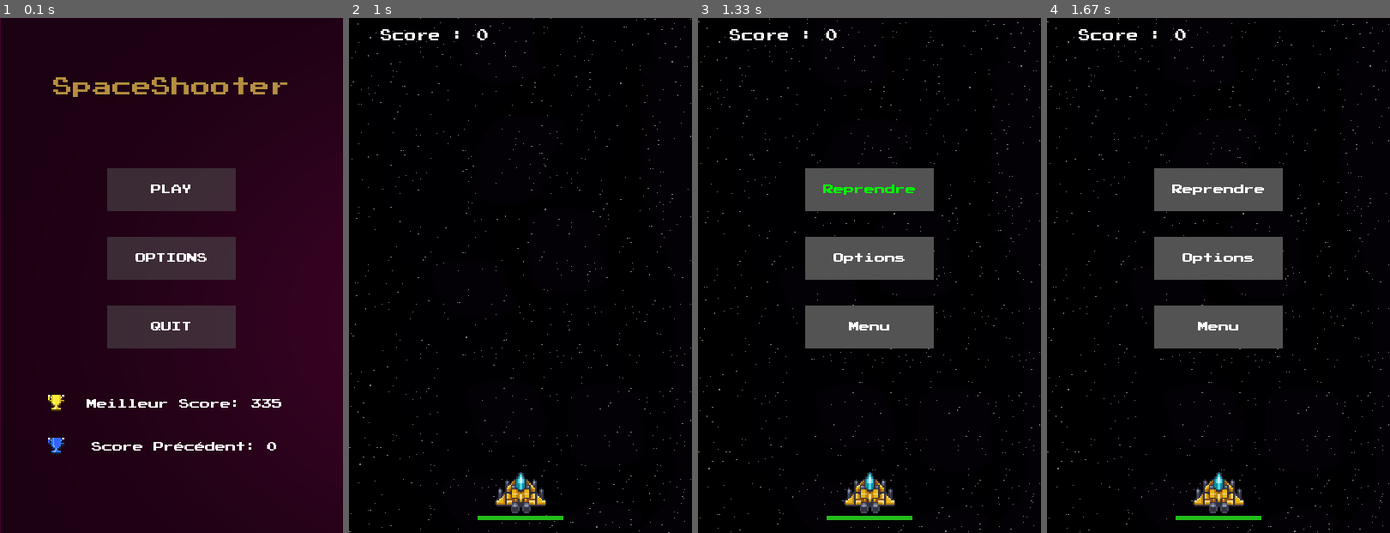
Above: before the commit, frames 1-4 (left to right).
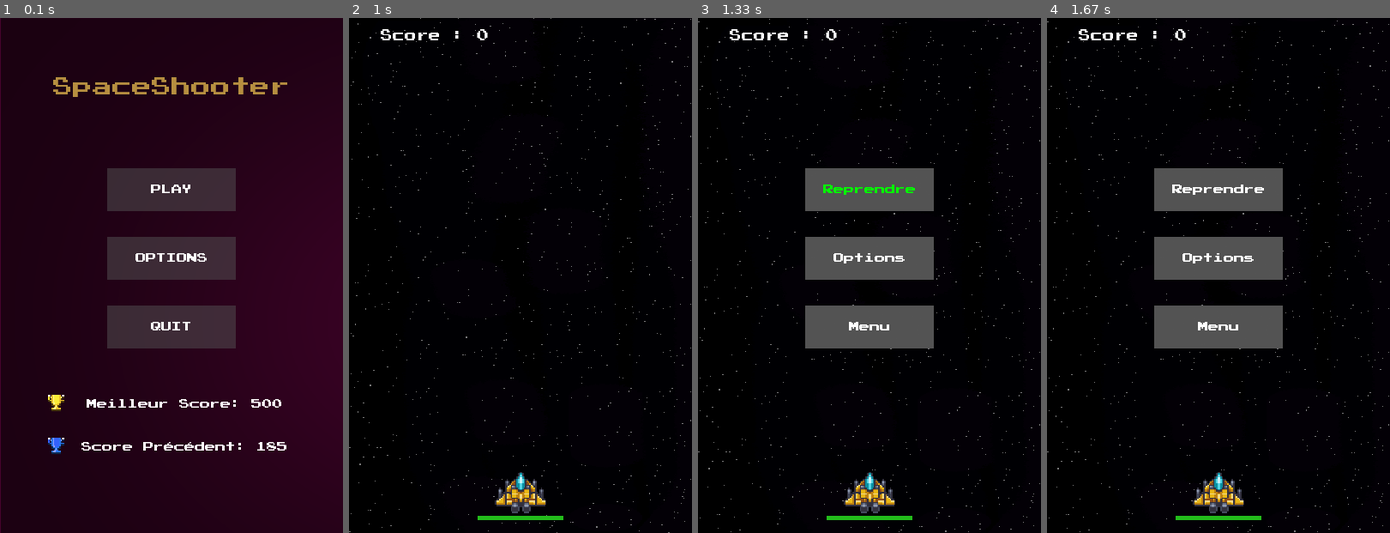
Above: after the commit, the same moments.

Repository: Fabien-crypto/SpaceShooter
Game: pygame game, started from main.py
Same seed, same stepped clock (60 frames per second), same inputs: the game is played once before the commit and once after it.
Inputs (mouse positions are in pixels of both pictures, inside the frame that each line leads up to):
- Up to frame 1 (0.1 s): no input
- Up to frame 2 (1 s): click "PLAY" at 0.88 s
- Up to frame 3 (1.33 s): tap Esc at 1.17 s
- Up to frame 4 (1.67 s): click (1112, 198) at 1.55 s

The runs differ from the first frame. In frame 1, 0.5% of the frame differs, in the area x 23-84%, y 74-84%; in frame 2, nothing differs; in frame 3, nothing differs; in frame 4, nothing differs.

Commit message:
ajouts de coms

Diff:
--- a/main.py
+++ b/main.py
@@ -14,7 +14,6 @@
 
 def get_font(size): # Returns Press-Start-2P in the desired size
     return pygame.font.Font("assets/menu/font.ttf", size)
-
 
 #Musique de fond
 mixer.init()
@@ -25,10 +24,13 @@
 
 
 #Icone jeu#
-a = pygame.image.load('assets/vaisseaux/player/ship 01/nomove.png')
-image1 = pygame.image.load("assets/menu/Play Rect.png")
-image1 = pygame.transform.scale(image1,(150,50))
-pygame.display.set_icon(a)
+icon = pygame.image.load('assets/vaisseaux/player/ship 01/nomove.png')
+pygame.display.set_icon(icon)
+
+#Background des boutons#
+buttonimg = pygame.image.load("assets/menu/button.png")
+buttonimg = pygame.transform.scale(buttonimg,(150,50))
+
 
 screen = pygame.display.set_mode((400, 600))
 
@@ -124,9 +126,9 @@
         mixer.init()
         mixer.music.pause()
         OPTIONS_MOUSE_POS = pygame.mouse.get_pos()
-        PLAY_BUTTON = Button(image=image1, pos=(200, 200), text_input="Reprendre", font=get_font(12), base_color="White", hovering_color="Green")
-        OPTIONS_BUTTON = Button(image=image1, pos=(200, 280), text_input="Options", font=get_font(12), base_color="White", hovering_color="Green")
-        QUIT_BUTTON = Button(image=image1, pos=(200, 360), text_input="Menu", font=get_font(12), base_color="White", hovering_color="Green")
+        PLAY_BUTTON = Button(image=buttonimg, pos=(200, 200), text_input="Reprendre", font=get_font(12), base_color="White", hovering_color="Green")
+        OPTIONS_BUTTON = Button(image=buttonimg, pos=(200, 280), text_input="Options", font=get_font(12), base_color="White", hovering_color="Green")
+        QUIT_BUTTON = Button(image=buttonimg, pos=(200, 360), text_input="Menu", font=get_font(12), base_color="White", hovering_color="Green")
 
         for button in [PLAY_BUTTON, OPTIONS_BUTTON, QUIT_BUTTON]:
             button.changeColor(OPTIONS_MOUSE_POS)
@@ -167,11 +169,11 @@
 
         MENU_TEXT = get_font(23).render("SpaceShooter", True, "#b68f40")
         MENU_RECT = MENU_TEXT.get_rect(center=(200, 80))
-        PLAY_BUTTON = Button(image=image1, pos=(200, 200),
+        PLAY_BUTTON = Button(image=buttonimg, pos=(200, 200),
                             text_input="PLAY", font=get_font(12), base_color="White", hovering_color="Green")
-        OPTIONS_BUTTON = Button(image=image1, pos=(200, 280),
+        OPTIONS_BUTTON = Button(image=buttonimg, pos=(200, 280),
                             text_input="OPTIONS", font=get_font(12), base_color="White", hovering_color="Green")
-        QUIT_BUTTON = Button(image=image1, pos=(200, 360),
+        QUIT_BUTTON = Button(image=buttonimg, pos=(200, 360),
                             text_input="QUIT", font=get_font(12), base_color="White", hovering_color="Green")
         Best_Score_TEXT = get_font(12).render("Meilleur Score: "+ saveread("bestscore"), True, "white")
         Best_Score_RECT = Best_Score_TEXT.get_rect(center=(215, 450))
--- a/scores.txt
+++ b/scores.txt
@@ -1,2 +1,2 @@
-335
-0
+500
+185
Renamed: assets/menu/Play Rect.png -> assets/menu/button.png
